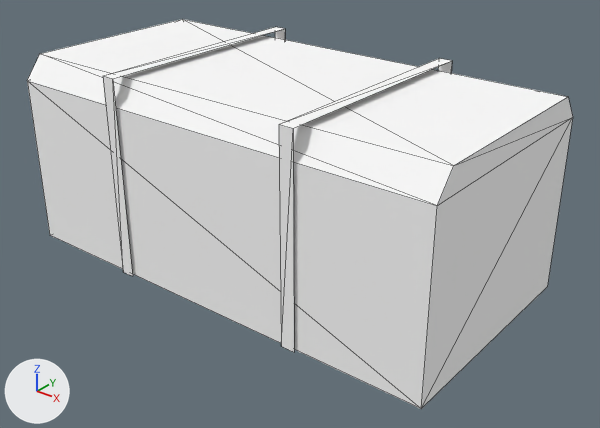
The glTF model games/yorimichi/assets/belmonte/meshes/SM_BM_BHip_HayBale.glb as it was, and as the next commit left it.
The view is the same before and after, from a camera (50 mm lens) standing at (1.029, -1.231, 0.888) and looking at (0.052, -0.01, 0.131). The lights are fixed; the arrows at lower left show +X, +Y and +Z. The older version comes first. Mesh edges are drawn as thin lines. Vertices at exactly the same position are counted once.

Names of what the first picture shows: 'SM_BM_BHip_HayBale'.
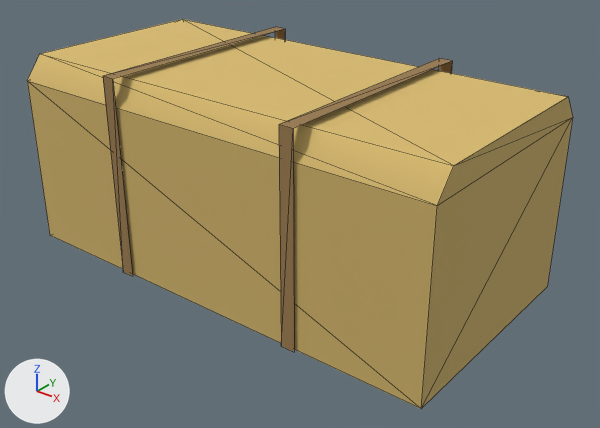
Pixel boxes [x1, y1, x2, y2] of what changed, in the pictures (600 x 428 px):
part 1 of me_sm_bhip_haybale, recoloured (white to yellow)
    both: [27, 19, 573, 409]
part 2 of me_sm_bhip_haybale, recoloured
    both: [103, 27, 452, 352]

The change, as a list of edits to the scene's bpy script:
```text
Change me_sm_bhip_haybale:
    where me_sm_bhip_haybale.from_pydata(...)  # 28 vertices, 30 faces; spans x -0.5..0.5, y -0.256..0.256, z -0.001..0.431
    used by ob_sm_bm_bhip_haybale; location = (0.0, 0.0, 0.0)
    me_sm_bhip_haybale part 1: 18 faces centred in x -0.5..0.5, y -0.25..0.25, z 0.123..0.42 are repainted in the vertex colours; the middle colour goes from white #ffffff to yellow #ceb169
    me_sm_bhip_haybale part 2: 12 faces centred in x -0.225..0.225, y -0.256..0.256, z 0.143..0.431 are repainted in the vertex colours; the middle colour goes from white #ffffff to brown #997a4d
```
